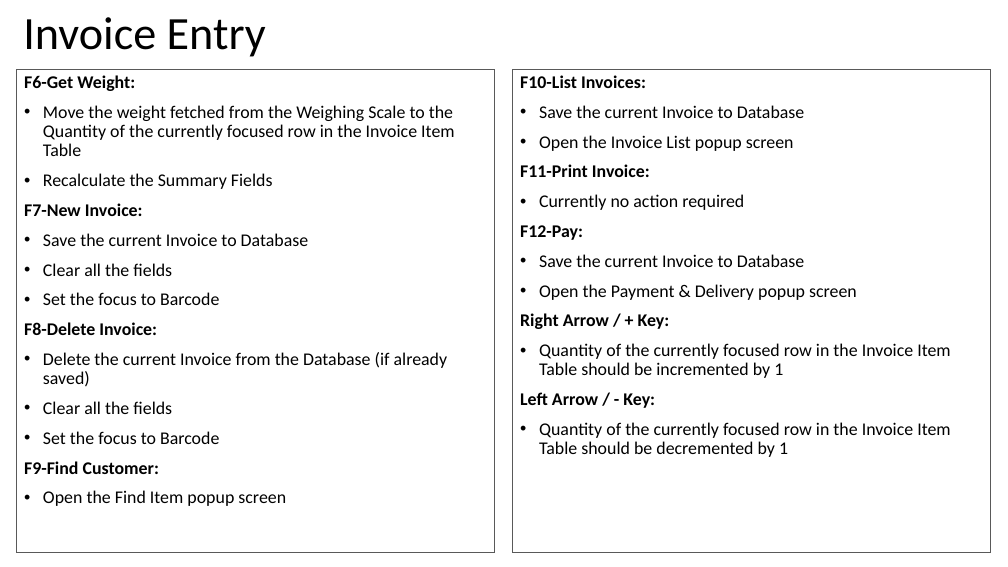
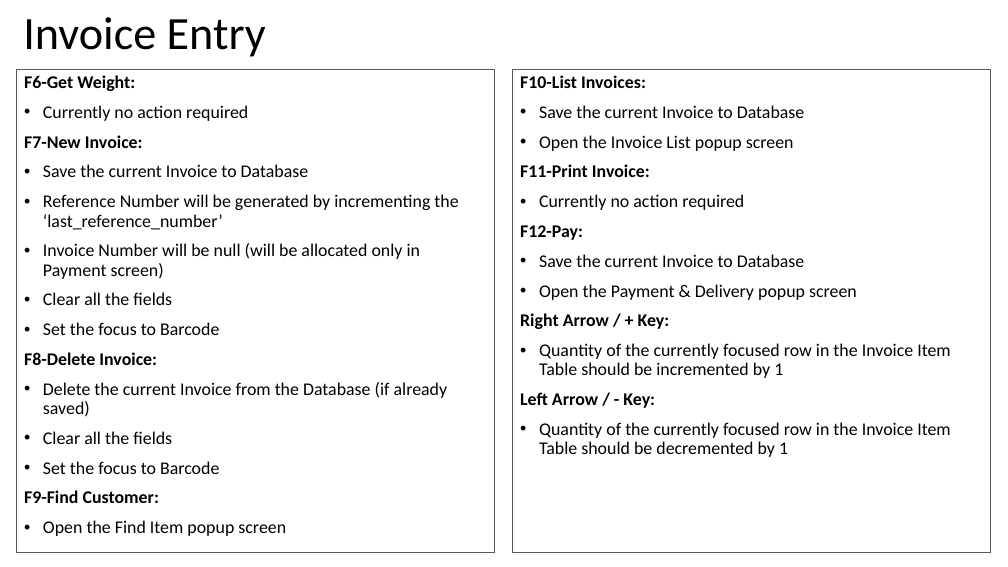
Before and after one commit to valignit/Documents, a slide deck: slide 22 of brief-specs.pptx (slide 21 before the commit). Drawn at 1008x567 pixels with LibreOffice and Linux fonts; fonts in the diff are those of the drawing. Boxes give left, top, right and bottom in pixels: in the first picture for what was removed or moved away, otherwise in the second. Text is boxed around its words. In the diff, an @@ line names an element or a change of style, - is before the commit and + after.

```diff
--- a/brief-specs.pptx
+++ b/brief-specs.pptx
@@ text in rectangle at box(43, 105, 248, 121): text changed @@
-• Move the weight fetched from the Weighing Scale to the Quantity of the currently focused row in the Invoice Item Table
-• Recalculate the Summary Fields
+• Currently no action required
@@ text in rectangle at box(43, 194, 458, 279): paragraphs added @@
+• Reference Number will be generated by incrementing the ‘last_reference_number’
+• Invoice Number will be null (will be allocated only in Payment screen)
```
Also in this commit, not shown: 24 other slides changed, 1 slide added.
